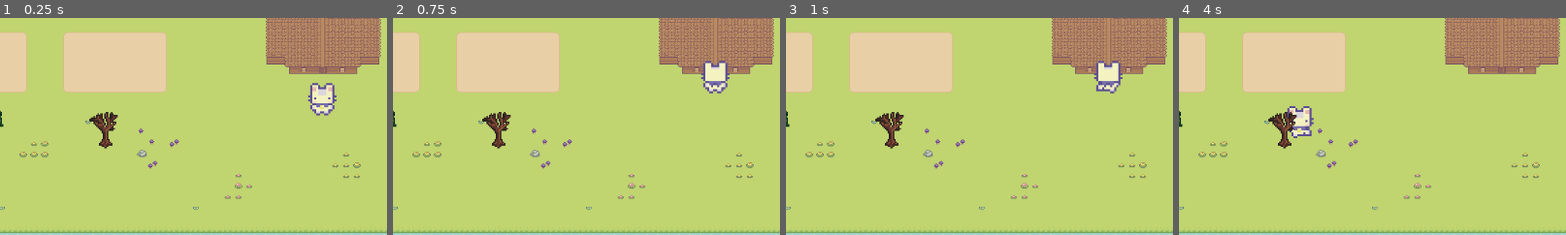
Above: before the commit, frames 1-4 (left to right).
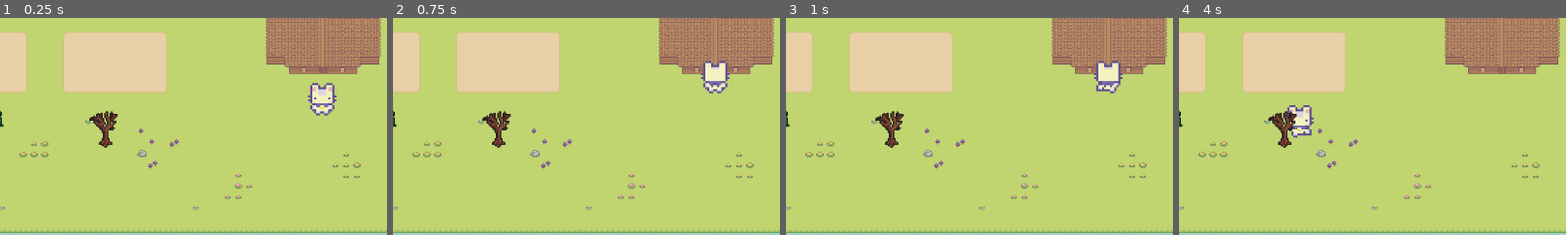
Above: after the commit, the same moments.

Repository: Saylopong/Capstone-UMGC
Game: Godot game, scene res://Scenes/Farm/farm.tscn
Two runs of this game, one before a commit and one after it. Both use one fixed random seed, a clock stepped at 60 frames per second and the inputs below. This scene is started directly instead of the project's main scene.
Inputs:
- Up to frame 1 (0.25 s): no input
- Up to frame 2 (0.75 s): tap Enter at 0.5 s; hold W (Up) from 0.53 s (still down); hold E (Interact) from 0.53 s (still down)
- Up to frame 3 (1 s): keep holding W (Up); keep holding E (Interact)
- Up to frame 4 (4 s): tap Space at 1.25 s; release E (Interact) at 1.28 s; tap E (Interact) at 1.35, 2.85 s; tap Enter at 2 s; release W (Up) at 2.03 s; hold E (Interact) 2.03-2.78 s; hold A (Left) 2.03-3.53 s; hold S (Down) from 3.53 s (still down); hold E (Interact) from 3.53 s (still down)
The pictures show only the part of the screen within x 37-86%, y 42-92%; the shares and areas given below are measured in that part.

The runs differ from the first frame. In frame 1, 0.2% of the frame differs, in the area x 23-31%, y 42-61%; in frame 2, 0.2%; in frame 3, 0.2%; in frame 4, 0.4%, in the area x 23-35%, y 40-61%.

Commit message:
Overhhauling of how Tree data is passed to the tree scene
Creation of class based Tree and Farm Scene
Addition of Global called Progress_Manager

Diff:
--- /dev/null
+++ b/Capstone Project/capstone-project/Scenes/Arrow/Arrow.tscn
@@ -0,0 +1,93 @@
+[gd_scene format=3 uid="uid://b6djm547b0ir6"]
+
+[ext_resource type="Texture2D" uid="uid://dhmamb5gr43fs" path="res://Resources/Textures/custom sprites/Pointer.png" id="1_2l3kg"]
+[ext_resource type="Script" uid="uid://mtia4fs2cmf6" path="res://Scenes/Arrow/arrow.gd" id="1_hwrk4"]
+[ext_resource type="FontFile" uid="uid://c6ppxandotwfk" path="res://Resources/Fonts/PasseroOne-Regular.ttf" id="3_aaqag"]
+
+[sub_resource type="Animation" id="Animation_hwrk4"]
+resource_name = "Move_Arrow"
+length = 2.0
+loop_mode = 1
+tracks/0/type = "value"
+tracks/0/imported = false
+tracks/0/enabled = true
+tracks/0/path = NodePath("Sprite2D:scale")
+tracks/0/interp = 1
+tracks/0/loop_wrap = true
+tracks/0/keys = {
+"times": PackedFloat32Array(0, 0.26666668, 0.5, 0.73333335, 1, 1.25, 1.5, 1.75, 2),
+"transitions": PackedFloat32Array(1, 1, 1, 1, 1, 1, 1, 1, 1),
+"update": 0,
+"values": [Vector2(1, 1), Vector2(1.1, 1.1), Vector2(1, 1), Vector2(1.1, 1.1), Vector2(1, 1), Vector2(1.1, 1.1), Vector2(1, 1), Vector2(1.1, 1.1), Vector2(1, 1)]
+}
+tracks/1/type = "value"
+tracks/1/imported = false
+tracks/1/enabled = true
+tracks/1/path = NodePath("Sprite2D:position")
+tracks/1/interp = 1
+tracks/1/loop_wrap = true
+tracks/1/keys = {
+"times": PackedFloat32Array(0.5, 1.5),
+"transitions": PackedFloat32Array(1, 1),
+"update": 0,
+"values": [Vector2(-3, 0), Vector2(3, 0)]
+}
+
+[sub_resource type="Animation" id="Animation_aaqag"]
+length = 0.001
+tracks/0/type = "value"
+tracks/0/imported = false
+tracks/0/enabled = true
+tracks/0/path = NodePath("Sprite2D:scale")
+tracks/0/interp = 1
+tracks/0/loop_wrap = true
+tracks/0/keys = {
+"times": PackedFloat32Array(0),
+"transitions": PackedFloat32Array(1),
+"update": 0,
+"values": [Vector2(1, 1)]
+}
+tracks/1/type = "value"
+tracks/1/imported = false
+tracks/1/enabled = true
+tracks/1/path = NodePath("Sprite2D:position")
+tracks/1/interp = 1
+tracks/1/loop_wrap = true
+tracks/1/keys = {
+"times": PackedFloat32Array(0),
+"transitions": PackedFloat32Array(1),
+"update": 0,
+"values": [Vector2(-3, 0)]
+}
+
+[sub_resource type="AnimationLibrary" id="AnimationLibrary_8snpf"]
+_data = {
+&"Move_Arrow": SubResource("Animation_hwrk4"),
+&"RESET": SubResource("Animation_aaqag")
+}
+
+[sub_resource type="LabelSettings" id="LabelSettings_ejmsa"]
+font = ExtResource("3_aaqag")
+font_size = 40
+
+[node name="Node2D" type="Node2D" unique_id=1602621629]
+script = ExtResource("1_hwrk4")
+
+[node name="Sprite2D" type="Sprite2D" parent="." unique_id=1927552631]
+position = Vector2(-3, 0)
+texture = ExtResource("1_2l3kg")
+
+[node name="AnimationPlayer" type="AnimationPlayer" parent="." unique_id=1774141702]
+libraries/ = SubResource("AnimationLibrary_8snpf")
+autoplay = &"Move_Arrow"
+
+[node name="Label" type="Label" parent="." unique_id=1588778024]
+offset_left = -117.0
+offset_top = -59.0
+offset_right = -31.0
+offset_bottom = 42.0
+text = "Press
+E"
+label_settings = SubResource("LabelSettings_ejmsa")
+horizontal_alignment = 1
+vertical_alignment = 1
--- /dev/null
+++ b/Capstone Project/capstone-project/Scenes/Arrow/arrow.gd
@@ -0,0 +1,12 @@
+extends Node2D
+
+
+# Called when the node enters the scene tree for the first time.
+func _ready() -> void:
+	hide()
+
+func show_arrow() -> void:
+	show()
+
+func hide_arrow() -> void:
+	hide()
--- a/Capstone Project/capstone-project/Scenes/Farm/farm.gd
+++ b/Capstone Project/capstone-project/Scenes/Farm/farm.gd
@@ -1,8 +1,32 @@
 extends Node2D
 
-@onready var tree_1: Area2D = $TREE1
-@onready var tree_2: Area2D = $TREE2
-@onready var tree_3: Area2D = $TREE3
+class_name farm
+
+const TREE = preload("uid://sjnrnc7cs4gp")
+
+@onready var tree_1: ASLtree = TREE.instantiate()
+@onready var tree_2: ASLtree = TREE.instantiate()
+@onready var tree_3: ASLtree = TREE.instantiate()
+@onready var t_1: Marker2D = $T1
+@onready var t_2: Marker2D = $T2
+@onready var t_3: Marker2D = $T3
+
+func _ready() -> void:
+	tree_1.position.x = t_1.position.x
+	tree_1.position.y = t_1.position.y
+	tree_1.obj_name = "TREE1"
+	tree_2.position.x = t_2.position.x
+	tree_2.position.y = t_2.position.y
+	tree_2.obj_name = "TREE2"
+	tree_3.position.x = t_3.position.x
+	tree_3.position.y = t_3.position.y
+	tree_3.obj_name = "TREE3"
+	add_child(tree_1)
+	add_child(tree_2)
+	add_child(tree_3)
+
+func set_tree_data():
+	pass
 
 func _on_area_2d_body_entered(body: Node2D) -> void:
 	if body is CharacterBody2D:
--- a/Capstone Project/capstone-project/Scenes/Farm/farm.tscn
+++ b/Capstone Project/capstone-project/Scenes/Farm/farm.tscn
@@ -2,26 +2,14 @@
 
 [ext_resource type="TileSet" uid="uid://xw2juhh588s2" path="res://Scenes/Farm/Tilesets/game_tile_set.tres" id="1_0f0qd"]
 [ext_resource type="Script" uid="uid://b0ih1ec4ektud" path="res://Scenes/Farm/farm.gd" id="1_p01lv"]
-[ext_resource type="PackedScene" uid="uid://sjnrnc7cs4gp" path="res://Scenes/Tree/Tree.tscn" id="3_3fh50"]
 [ext_resource type="PackedScene" uid="uid://7hudawxston6" path="res://Scenes/Character/Character.tscn" id="3_p01lv"]
+[ext_resource type="PackedScene" uid="uid://b6djm547b0ir6" path="res://Scenes/Arrow/Arrow.tscn" id="5_xvaxp"]
 
 [sub_resource type="RectangleShape2D" id="RectangleShape2D_ejmsa"]
 size = Vector2(29.5, 17)
 
 [node name="Farm" type="Node2D" unique_id=1743081988]
 script = ExtResource("1_p01lv")
-
-[node name="TREE1" parent="." unique_id=626465503 instance=ExtResource("3_3fh50")]
-position = Vector2(232, 454)
-obj_name = "TREE1"
-
-[node name="TREE2" parent="." unique_id=1286409855 instance=ExtResource("3_3fh50")]
-position = Vector2(404, 456)
-obj_name = "TREE2"
-
-[node name="TREE3" parent="." unique_id=124888869 instance=ExtResource("3_3fh50")]
-position = Vector2(578, 457)
-obj_name = "TREE3"
 
 [node name="TileMap" type="Node2D" parent="." unique_id=1896476714]
 
@@ -55,4 +43,20 @@
 position = Vector2(900, 391)
 scale = Vector2(3, 3)
 
+[node name="Node2D" parent="." unique_id=1602621629 instance=ExtResource("5_xvaxp")]
+position = Vector2(176, 456)
+scale = Vector2(0.5, 0.5)
+
+[node name="T1" type="Marker2D" parent="." unique_id=1828033443]
+position = Vector2(232, 454)
+metadata/_edit_lock_ = true
+
+[node name="T2" type="Marker2D" parent="." unique_id=1066962077]
+position = Vector2(404, 456)
+metadata/_edit_lock_ = true
+
+[node name="T3" type="Marker2D" parent="." unique_id=1762108925]
+position = Vector2(578, 456)
+metadata/_edit_lock_ = true
+
 [connection signal="body_entered" from="door_to_home" to="." method="_on_area_2d_body_entered"]
--- a/Capstone Project/capstone-project/Scenes/Tree/tree.gd
+++ b/Capstone Project/capstone-project/Scenes/Tree/tree.gd
@@ -1,4 +1,6 @@
 extends Area2D
+
+class_name ASLtree
 
 @export var obj_name: String
 
@@ -18,22 +20,22 @@
 var answered_correctly: int
 
 func _ready() -> void:
-	SignalHub.tree_data.connect(set_tree_data)
+	set_tree_data()
 	show_growth()
 
 #sets tree data based on data contained w/in game manager
 #checks to see the name this object has been given in order to assign
 #correct data.
-func set_tree_data(tree_data: Array[int]):
+func set_tree_data():
 	if(obj_name == "TREE1"):
-		total_questions = tree_data.get(0)
-		answered_correctly = tree_data.get(1)
+		total_questions = ProgressManager.tree_1_total_questions
+		answered_correctly = ProgressManager.tree_1_total_questions
 	if(obj_name == "TREE2"):
-		total_questions = tree_data.get(2)
-		answered_correctly = tree_data.get(3)
+		total_questions = ProgressManager.tree_2_total_questions
+		answered_correctly = ProgressManager.tree_2_total_questions
 	if(obj_name == "TREE3"):
-		total_questions = tree_data.get(4)
-		answered_correctly = tree_data.get(5)
+		total_questions = ProgressManager.tree_3_total_questions
+		answered_correctly = ProgressManager.tree_3_total_questions
 	grow()
 
 func grow():
--- /dev/null
+++ b/Capstone Project/capstone-project/Scripts/Progress_Manager/Progress_Manager.gd
@@ -0,0 +1,22 @@
+extends Node
+
+var tree_1_total_questions: int =0
+var tree_1_total_correct: int = 0
+var tree_1_interacted: bool = false
+var tree_2_total_questions: int = 0
+var tree_2_total_correct: int = 0
+var tree_2_interacted: bool = false
+var tree_3_total_questions: int = 20
+var tree_3_interacted: bool = false
+var tree_3_total_correct: int = 20
+
+func quiz_finished(total_questions:int, total_correct:int,tree:int):
+	if(tree == 1):
+		tree_1_total_questions += total_questions
+		tree_1_total_correct += total_correct
+	if(tree == 2):
+		tree_2_total_questions += total_questions
+		tree_2_total_correct += total_correct
+	if(tree == 3):
+		tree_3_total_questions += total_questions
+		tree_3_total_correct += total_correct
--- a/Capstone Project/capstone-project/project.godot
+++ b/Capstone Project/capstone-project/project.godot
@@ -18,7 +18,8 @@
 [autoload]
 
 SignalHub="*uid://cg86gtlnnq0e6"
-SceneTransitioner="*uid://ca0giuxfhrogl"
+SceneTransitioner="uid://ca0giuxfhrogl"
+ProgressManager="*uid://d1fyq4vtia442"
 
 [file_customization]
 
Binary file added: Capstone Project/capstone-project/Resources/Textures/custom sprites/Pointer.png
Not shown, added: Capstone Project/capstone-project/Resources/Textures/custom sprites/Pointer.png.import
Not shown, added: Capstone Project/capstone-project/Scenes/Arrow/arrow.gd.uid
Not shown, added: Capstone Project/capstone-project/Scripts/Progress_Manager/Progress_Manager.gd.uid
Not shown, added: Week 6/Project Deployment.docx
Not shown, added: Week 7/Pointer.png
Not shown, added: Week 7/Pointer_w_background.png
Not shown, added: Week 7/pointer_wout_background.png
